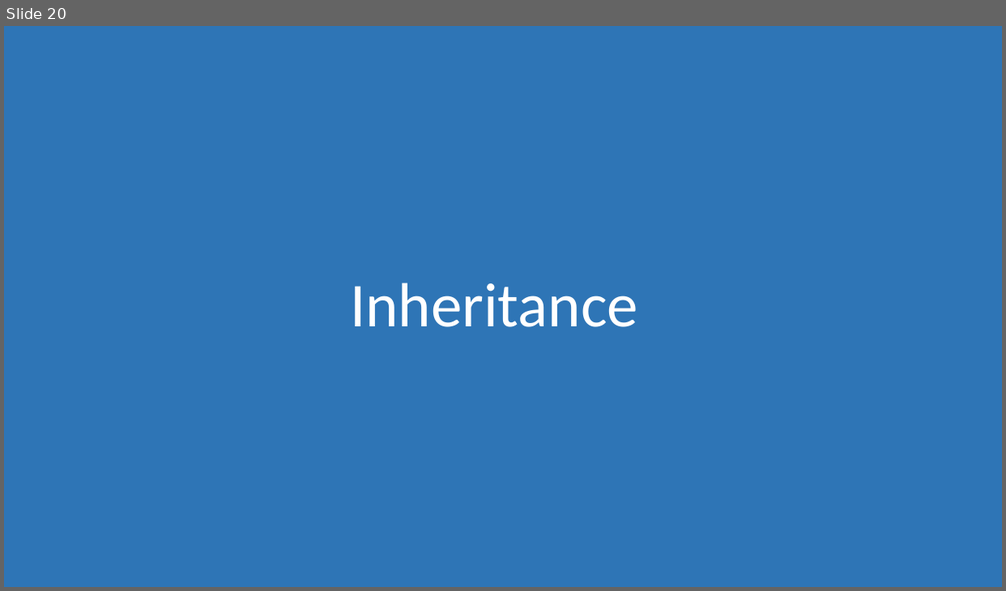
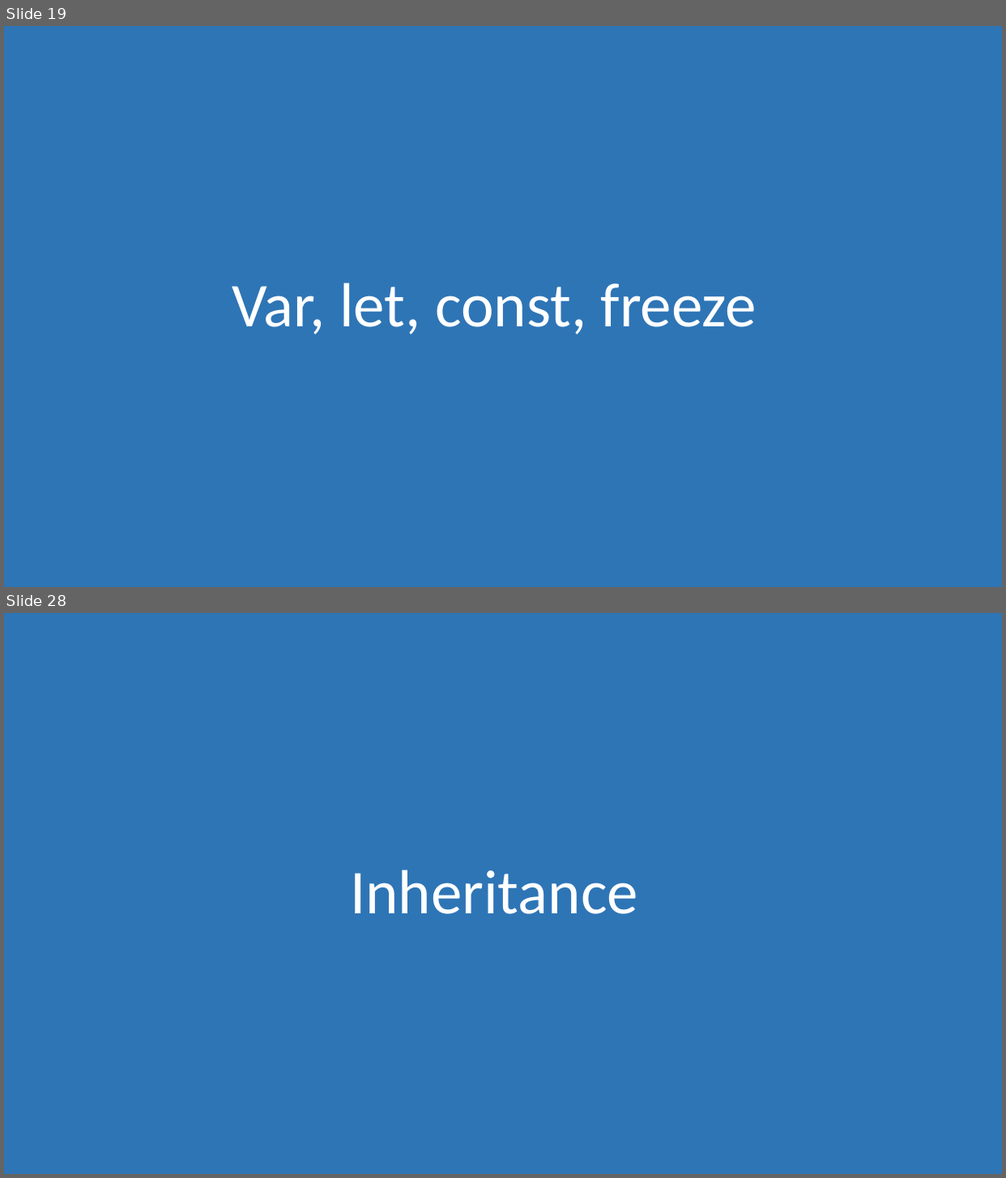
Before and after one commit to morkkis/PWD, a slide deck: presentations/chapter-1/Practical Web Dev.pptx. Shown one above the other, each under a label of ours: slide 20 before the commit, slides 19 and 28 after it; the slides between them are not shown. The pictures are 1006x591 and 1006x1178 pixels, drawn with LibreOffice and Linux fonts; fonts in the diff are those of the drawing. Boxes give left, top, right and bottom in pixels: in the first picture for what was removed or moved away, otherwise in the second. Text is boxed around its words. In the diff, an @@ line names an element or a change of style, - is before the commit and + after.

```diff
--- a/presentations/chapter-1/Practical Web Dev.pptx
+++ b/presentations/chapter-1/Practical Web Dev.pptx
@@ slide 19 added at (4,26,1002,587), background #FFFFFF @@
@@ rectangle added at (4,26,1002,587), fill #2E75B6 @@
@@ title added at (232,283,756,335), 60 pt, text #FFFFFF @@
+Var, let, const, freeze
@@ what was slide 20 is now slide 28 @@
```
Also in this commit, not shown: 3 slides changed, 26 other slides added, 17 slides removed, 7 other files.
